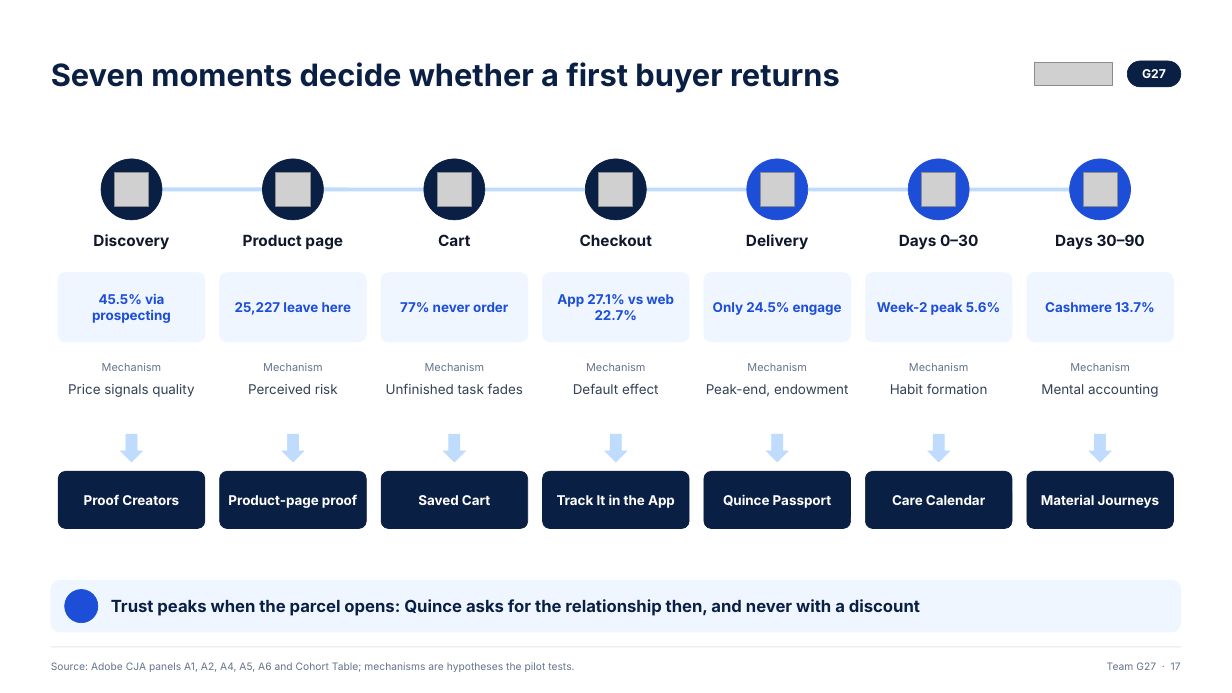
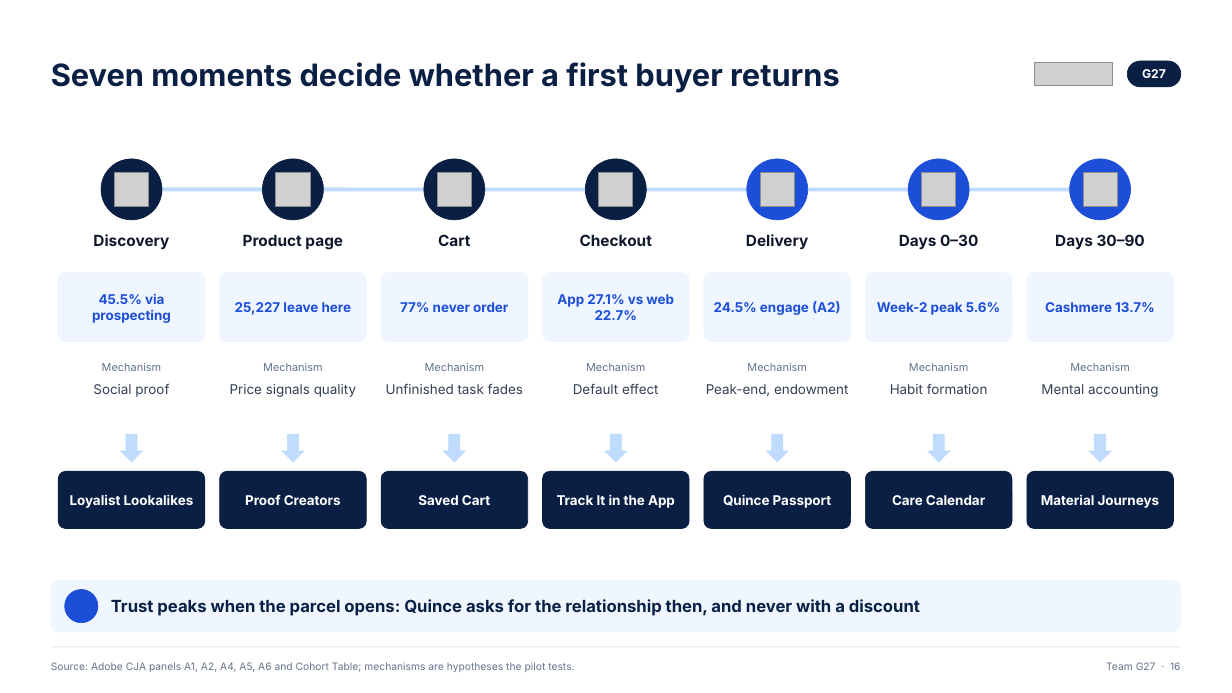
Before and after one commit to ANNYM25/Quince, a slide deck: slide 16 of deck/Team G27.pptx (slide 17 before the commit). Drawn at 1232x693 pixels with LibreOffice and Linux fonts; fonts in the diff are those of the drawing; grey boxes stand for pictures; background and template pictures are left out. Boxes give left, top, right and bottom in pixels: in the first picture for what was removed or moved away, otherwise in the second. Text is boxed around its words. In the diff, an @@ line names an element or a change of style, - is before the commit and + after.

```diff
--- a/deck/Team G27.pptx
+++ b/deck/Team G27.pptx
@@ text at [714, 301, 841, 315]: text changed @@
-Only 24.5% engage
+24.5% engage (A2)
@@ text added at [93, 383, 169, 397], 10.5 pt, text #334155 @@
+Social proof
@@ text "Price signals quality": place and size @@
-text "Price signals quality" at [68, 384, 194, 397]
+text "Price signals quality" at [230, 384, 356, 397]
@@ text removed at [248, 384, 338, 394] @@
-Perceived risk
@@ text at [70, 494, 194, 508]: text changed @@
-Proof Creators
+Loyalist Lookalikes
@@ text at [245, 494, 341, 505]: text changed @@
-Product-page proof
+Proof Creators
@@ text at [1106, 662, 1181, 670]: text changed @@
-Team G27 · 17
+Team G27 · 16
```
Also in this commit, not shown: 13 other slides changed, 13 slides added, 12 slides removed, 3 other files.
